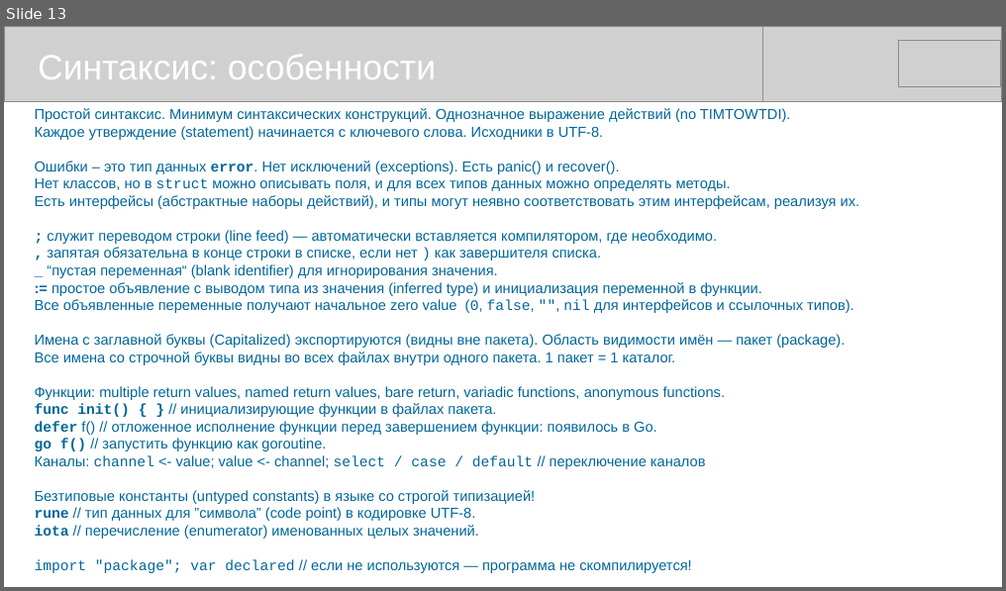
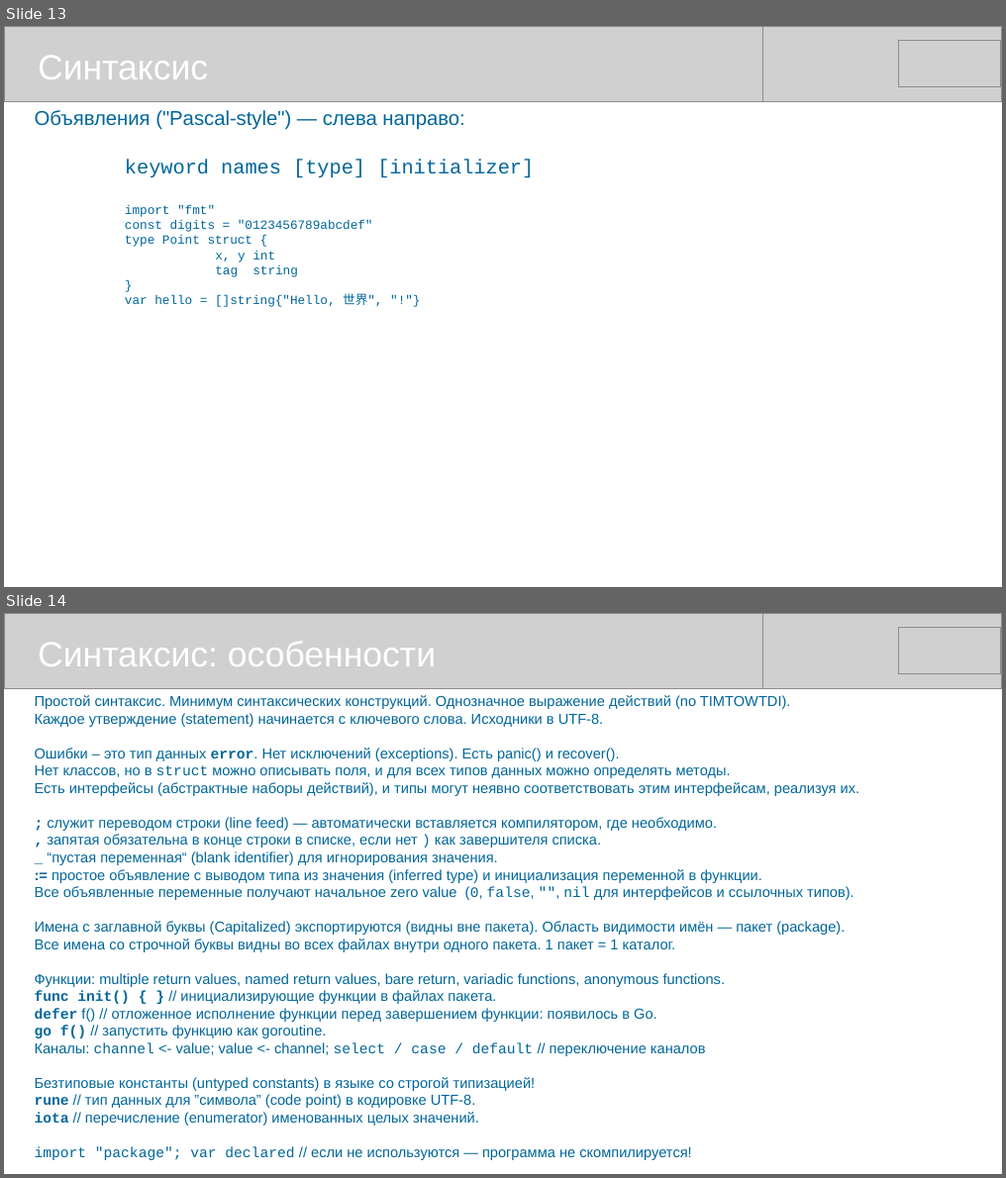
Before and after one commit to mike-shock/Go_language, a slide deck: Go_Review.odp. Shown one above the other, each under a label of ours: slide 13 before the commit, slides 13 and 14 after it. The pictures are 1006x591 and 1006x1178 pixels, drawn with LibreOffice and Linux fonts; fonts in the diff are those of the drawing; grey boxes stand for pictures. Boxes give left, top, right and bottom in pixels: in the first picture for what was removed or moved away, otherwise in the second. Text is boxed around its words. In the diff, an @@ line names an element or a change of style, - is before the commit and + after.

```diff
--- a/Go_Review.odp
+++ b/Go_Review.odp
@@ slide 13 added at (x1=4, y1=26, x2=1002, y2=587), background #FFFFFF @@
@@ picture added at (x1=4, y1=26, x2=763, y2=101) @@
@@ picture added at (x1=243, y1=26, x2=1002, y2=101) @@
@@ picture added at (x1=899, y1=41, x2=1001, y2=87) @@
@@ text added at (x1=38, y1=56, x2=208, y2=79), 28 pt, text #FFFFFF @@
+Синтаксис
@@ text added at (x1=35, y1=110, x2=534, y2=307), 10 pt, text #006699 @@
+Объявления ("Pascal-style") — слева направо:
+keyword names [type] [initializer]
+import "fmt"
+const digits = "0123456789abcdef"
+type Point struct {
+x, y int
+tag string
+}
+var hello = []string{"Hello, 世界", "!"}
@@ what was slide 13 is now slide 14 @@
```
Also in this commit, not shown: 6 slides changed, 12 other slides added.
